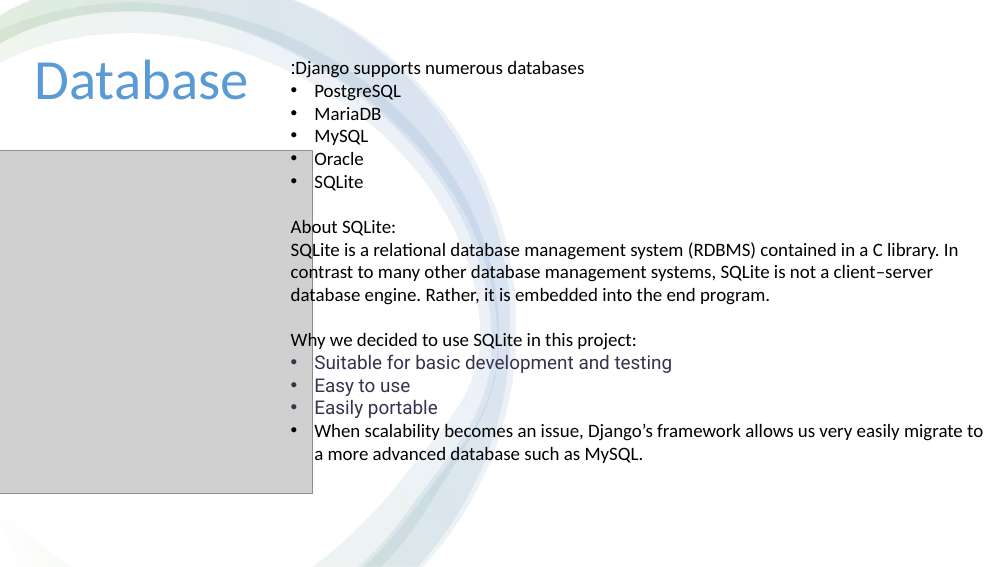
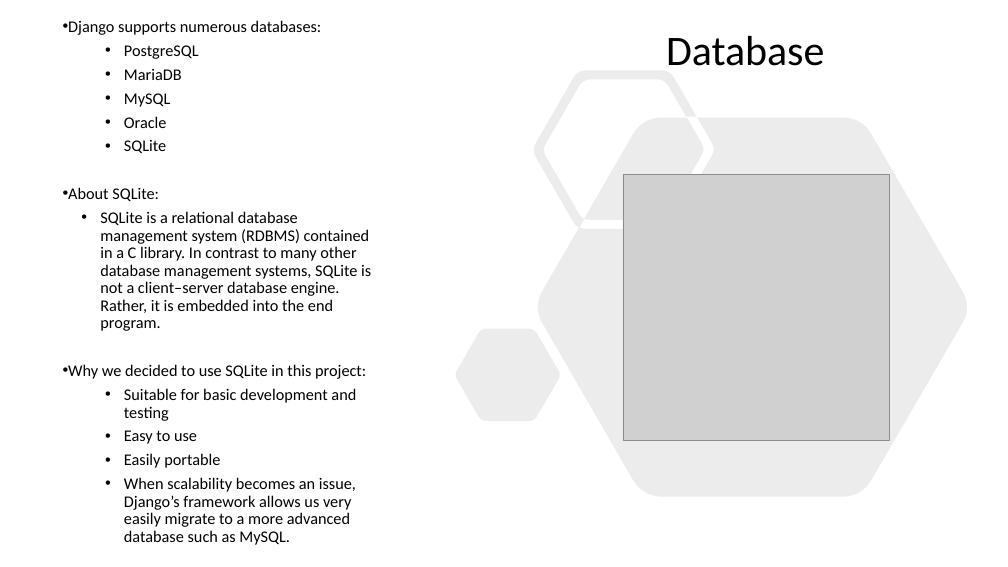
Before and after one commit to MaxLiorCo/Tasks_Back_End, a slide deck: slide 3 of Project Presentation Slides.pptx. Drawn at 1008x567 pixels with LibreOffice and Linux fonts; fonts in the diff are those of the drawing; grey boxes stand for pictures. Boxes give left, top, right and bottom in pixels: in the first picture for what was removed or moved away, otherwise in the second. Text is boxed around its words. In the diff, an @@ line names an element or a change of style, - is before the commit and + after.

```diff
--- a/Project Presentation Slides.pptx
+++ b/Project Presentation Slides.pptx
@@ rectangle removed at bbox=[0, 0, 1008, 567] @@
@@ freeform shape removed at bbox=[0, 3, 498, 567] @@
@@ freeform shape removed at bbox=[0, 0, 510, 567] @@
@@ freeform shape removed at bbox=[0, 0, 516, 566] @@
@@ text "Django supports numerous databases:": place and size @@
-text "Django supports numerous databases:" at bbox=[291, 61, 983, 463]
+text "Django supports numerous databases:" at bbox=[68, 20, 371, 545]
@@ text "Django supports numerous databases:" at bbox=[68, 20, 371, 545]: size 18 to 15.5 pt; font Roboto to Calibri, text colour #36344D to #000000 in "Suitable for basic development and testing", "Easy to use", "Easily portable"; bullet none to •; line spacing 1 to 0.9; more space between paragraphs; list level 1 to 2 in "PostgreSQL"; list level 1 to 2 in "MariaDB"; list level 1 to 2 in "MySQL"; list level 1 to 2 in "Oracle"; list level 1 to 2 in "SQLite"; list level 1 to 2 in "SQLite is a relational database ..."; list level 1 to 2 in "Suitable for basic development and ..."; list level 1 to 2 in "Easy to use"; list level 1 to 2 in "Easily portable"; list level 1 to 2 in "When scalability becomes an issue, ..." @@
@@ text "Database": place and size @@
-text "Database" at bbox=[34, 59, 248, 100]
+text "Database" at bbox=[666, 36, 824, 66]
@@ text "Database" at bbox=[666, 36, 824, 66]: size 54 to 40 pt, text colour gradient #1F4E79 to #5B9BD5 to #9DC3E6 to #000000; alignment centre to left; line spacing 1 to 0.9; more space between paragraphs; vertical alignment top to middle @@
@@ freeform shape added at bbox=[456, 70, 967, 497], fill #808080 at 15% opacity @@
@@ picture: place and size @@
-picture at bbox=[0, 151, 312, 494]
+picture at bbox=[623, 174, 889, 440]
```
Also in this commit, not shown: 1 slide added, 2 other files.
